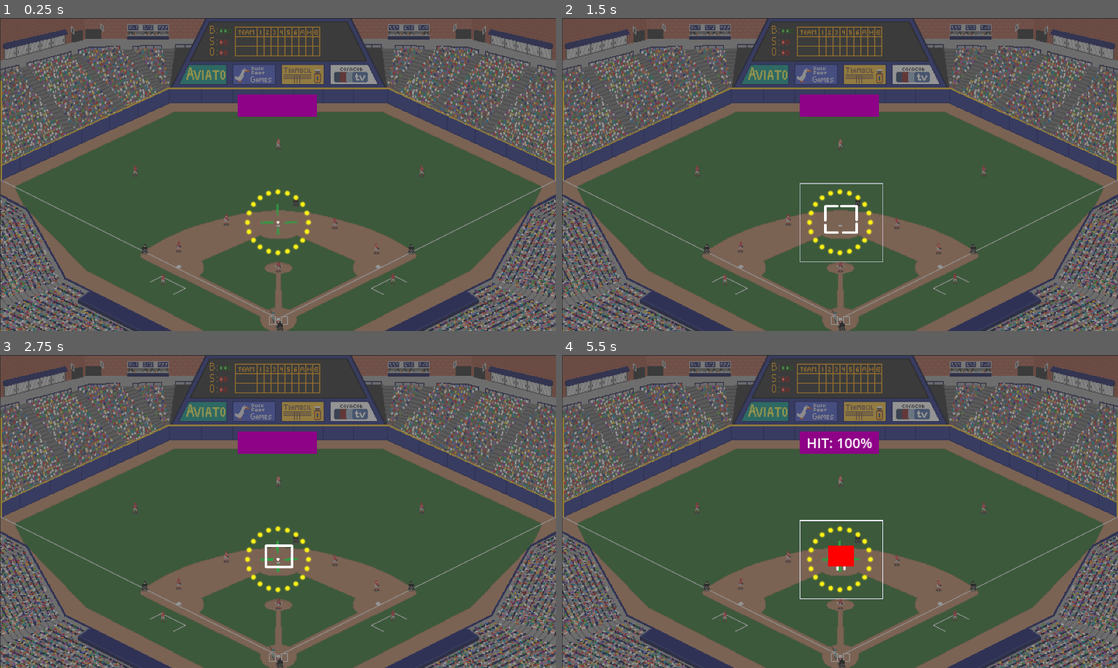
Above: before the commit, frames 1-4 (two rows, left to right).
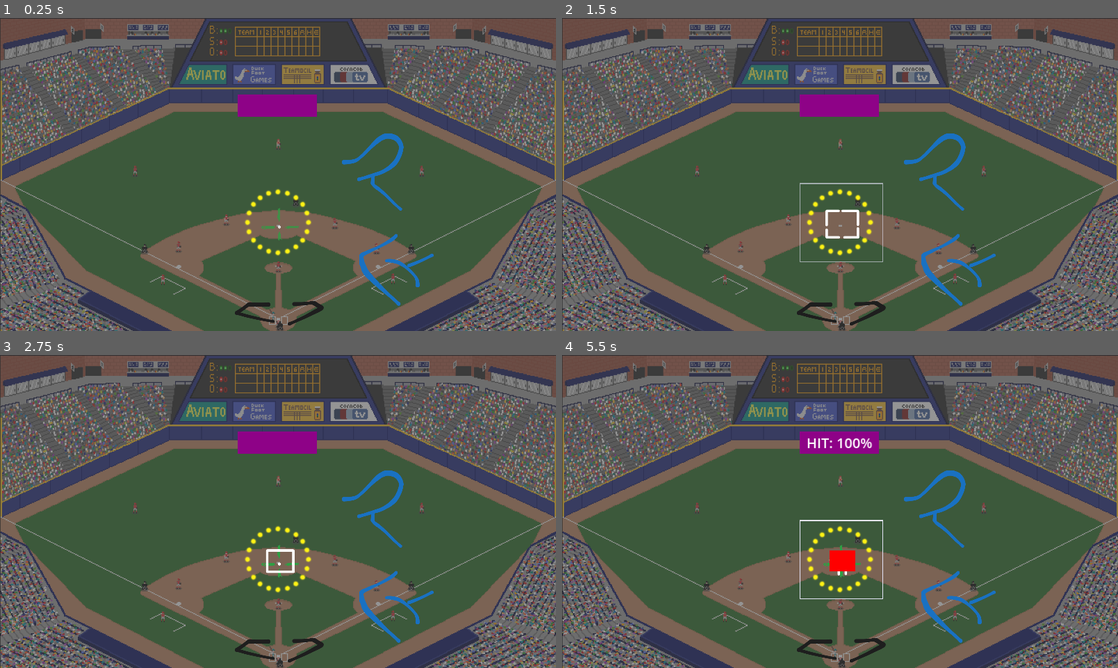
Above: after the commit, the same moments.

Repository: olive20xx/kgj-baseball
Game: Godot game, scene res://src/play_ball.tscn
Two runs of this game, one before a commit and one after it. Both use one fixed random seed, a clock stepped at 60 frames per second and the inputs below.
Inputs:
- Up to frame 1 (0.25 s): no input
- Up to frame 2 (1.5 s): tap Enter (ui_accept) at 0.5, 0.77 s; hold Space (swing) 0.53-1.28 s; tap Space (swing) at 1.35 s
- Up to frame 3 (2.75 s): tap Enter (ui_accept) at 1.52, 2 s; hold Space (swing) from 2.03 s (still down)
- Up to frame 4 (5.5 s): release Space (swing) at 2.78 s; tap Space (swing) at 2.85, 4.35 s; tap Enter (ui_accept) at 3.02, 3.5, 3.77, 4.52, 5 s; hold Space (swing) 3.53-4.28 s; hold Space (swing) from 5.03 s (still down)

The runs differ from the first frame. In frame 1, 1.3% of the frame differs, in the area x 42-78%, y 36-99%; in frame 2, 1.4%; in frame 3, 1.5%; in frame 4, 1.4%.

Commit message:
pitcher cursor -> child of strike zone

Diff:
--- a/src/cursors/pitcher/cursor.tscn
+++ b/src/cursors/pitcher/cursor.tscn
@@ -9,7 +9,6 @@
 [ext_resource type="Texture2D" uid="uid://c31vod3rq1p8c" path="res://assets/square-topright.png" id="6_uxmbs"]
 [ext_resource type="Texture2D" uid="uid://cmvornvqjptgl" path="res://assets/square-botleft.png" id="7_kujv4"]
 [ext_resource type="Texture2D" uid="uid://pj42bcjxxrc2" path="res://assets/square-botright.png" id="8_wwxou"]
-[ext_resource type="PackedScene" uid="uid://yor1y7nx5g3c" path="res://src/rectangle2d.tscn" id="10_vamuj"]
 
 [sub_resource type="RectangleShape2D" id="RectangleShape2D_rlqu2"]
 size = Vector2(58.935, 48.019)
@@ -56,6 +55,3 @@
 [node name="CollisionShape2D" type="CollisionShape2D" parent="Area2D"]
 position = Vector2(2.25, -6.9)
 shape = SubResource("RectangleShape2D_rlqu2")
-
-[node name="Rectangle" parent="." instance=ExtResource("10_vamuj")]
-visible = false
--- a/src/cursors/pitcher/pitcher_cursor.gd
+++ b/src/cursors/pitcher/pitcher_cursor.gd
@@ -2,14 +2,12 @@
 extends Node2D
 
 signal arrived(shape: CollisionShape2D)
-
-var strike_zone_rect: Rect2
-var strike_zone_pos: Vector2
+signal arrival_start
+signal pitching
 
 var accept_input := true
-var pitching := false
 
-@onready var arrival_rectangle: Rectangle2D = $Rectangle
+@onready var arrival_rect: Rectangle2D = $Rectangle
 @onready var move: Move = $Move
 @onready var pitcher_square: PitcherSquare = $Square
 @onready var collision_shape: CollisionShape2D = $Area2D/CollisionShape2D
@@ -26,13 +24,11 @@
 		return
 
 	if event.is_action_pressed("throw"):
-		print(strike_zone_rect)
 		pitch(100, 1)
 
 
-func pitch(drift_speed: float = 100.0, time_to_arrive: float = 2.0) -> void:
-	pitching = true
-	show_arrival_rect()
+func pitch(drift_speed: float, time_to_arrive: float) -> void:
+	pitching.emit()
 	#freeze
 	accept_input = false
 	# bring in square
@@ -43,7 +39,7 @@
 	crosshair.modulate.a = 1.0
 	await get_tree().create_timer(0.5).timeout
 	# narrow square
-	animate_arrival_rect()
+	arrival_start.emit()
 	crosshair.modulate.a = 0.0
 	var time_to_tight := 0.5
 	var tween := pitcher_square.tighten_it_up_there_boys(time_to_tight)
@@ -52,24 +48,11 @@
 	accept_input = true
 	var move_tween := move.set_limited_move(drift_speed, time_to_arrive)
 	await move_tween.finished
-	pitching = false
 	arrived.emit(collision_shape)
 
 
-func show_arrival_rect() -> void:
-	arrival_rectangle.rect = strike_zone_rect
-	arrival_rectangle.position = strike_zone_pos - position
-	arrival_rectangle.border_width = 2
-	arrival_rectangle.show()
-	arrival_rectangle.start_blink(0.2, 0.05, 0.05)
-
-
-func animate_arrival_rect() -> void:
-	arrival_rectangle.stop_blink()
-	arrival_rectangle.modulate.a = 0.6
-	# move and scale to pitcher_square
-
 func reset() -> void:
+	position = Vector2.ZERO
 	accept_input = true
 	crosshair_blink.reset()
 	move.reset()
--- a/src/cursors/pitcher/square.gd
+++ b/src/cursors/pitcher/square.gd
@@ -10,6 +10,7 @@
 @onready var bot_right: Sprite2D = $BotRight
 
 @onready var original_positions: Array[Vector2]
+@onready var tight_positions: Array[Vector2]
 
 var tween: Tween:
 	set(t):
--- a/src/play_ball.gd
+++ b/src/play_ball.gd
@@ -15,7 +15,7 @@
 @onready var pitcher_cursor: PitcherCursor = %PitcherCursor
 @onready var strike_zone: StrikeZone = %StrikeZone
 @onready var batter_circle: BatterCircle = %BatterCircle
-@onready var hit_fairy: HitFairy = $HitFairy
+@onready var hit_fairy: HitFairy = %HitFairy
 @onready var label: Label = $UI/Panel/Label
 @onready var reset_timer: Timer = $ResetTimer
 
@@ -36,8 +36,5 @@
 
 func reset() -> void:
 	hit_fairy.reset()
-	pitcher_cursor.position = center_pos
 	batter_circle.position = center_pos
 	pitcher_cursor.reset()
-	pitcher_cursor.strike_zone_rect = strike_zone.rect
-	pitcher_cursor.strike_zone_pos = strike_zone.position
--- a/src/play_ball.tscn
+++ b/src/play_ball.tscn
@@ -24,14 +24,13 @@
 position = Vector2(640, 470)
 gizmo_extents = 32.0
 
-[node name="PitcherCursor" parent="." instance=ExtResource("4_ryymv")]
+[node name="StrikeZone" parent="." node_paths=PackedStringArray("pitcher_cursor") instance=ExtResource("3_xxn3o")]
 unique_name_in_owner = true
-position = Vector2(644, 468)
+position = Vector2(643, 481)
+pitcher_cursor = NodePath("PitcherCursor")
 
-[node name="StrikeZone" parent="." instance=ExtResource("3_xxn3o")]
+[node name="PitcherCursor" parent="StrikeZone" instance=ExtResource("4_ryymv")]
 unique_name_in_owner = true
-visible = false
-position = Vector2(643, 481)
 
 [node name="BatterCircle" parent="." instance=ExtResource("5_xdh6u")]
 unique_name_in_owner = true
@@ -39,6 +38,7 @@
 size = 3
 
 [node name="HitFairy" type="Node2D" parent="."]
+unique_name_in_owner = true
 script = ExtResource("6_6nynj")
 
 [node name="UI" type="CanvasLayer" parent="."]
--- a/src/rectangle2d.gd
+++ b/src/rectangle2d.gd
@@ -1,5 +1,7 @@
 class_name Rectangle2D
 extends Node2D
+
+var animating := false
 
 @export var rect: Rect2
 @export var color: Color = Color.LAVENDER
@@ -8,8 +10,14 @@
 
 @onready var blink: Blink = $Blink
 
+
 func _draw() -> void:
 	draw_rect(rect, color, filled, border_width)
+
+
+func _process(_delta: float) -> void:
+	if animating:
+		queue_redraw()
 
 
 func start_blink(blink_dur: float, invis_dur: float, vis_dur: float) -> void:
--- a/src/strikezone/zone.gd
+++ b/src/strikezone/zone.gd
@@ -1,5 +1,7 @@
 class_name StrikeZone
 extends Node2D
+
+@export var pitcher_cursor: PitcherCursor
 
 var topleft: Vector2:
 	get: return Vector2(home_plate.left, batter.top)
@@ -9,10 +11,24 @@
 
 @onready var home_plate: HomePlate = $HomePlate
 @onready var batter: Batter = $Batter
+@onready var arrival_rect: Rectangle2D = $Rectangle
 @onready var rect := Rect2(topleft, size)
+@onready var target_rect
+
+func _ready() -> void:
+	pitcher_cursor.pitching.connect(show_arrival_rect)
+	pitcher_cursor.arrival_start.connect(animate_arrival_rect)
 
 
-# func _ready() -> void:
-# 	var box := Rectangle2D.new()
-# 	box.rect = rect
-# 	add_child(box)
+func show_arrival_rect() -> void:
+	arrival_rect.rect = rect
+	arrival_rect.position = Vector2.ZERO
+	arrival_rect.border_width = 2
+	arrival_rect.show()
+	arrival_rect.start_blink(0.2, 0.05, 0.05)
+
+
+func animate_arrival_rect() -> void:
+	arrival_rect.stop_blink()
+	arrival_rect.modulate.a = 0.6
+	# move and scale to pitcher_square
--- a/src/strikezone/zone.tscn
+++ b/src/strikezone/zone.tscn
@@ -1,8 +1,9 @@
-[gd_scene load_steps=4 format=3 uid="uid://ds23careiux1c"]
+[gd_scene load_steps=5 format=3 uid="uid://ds23careiux1c"]
 
 [ext_resource type="Script" path="res://src/strikezone/zone.gd" id="1_mekao"]
 [ext_resource type="PackedScene" uid="uid://ctyj54x7gp68m" path="res://src/strikezone/plate.tscn" id="2_mfhfj"]
 [ext_resource type="PackedScene" uid="uid://cbhvugvn74fd1" path="res://src/strikezone/batter.tscn" id="3_bj2fg"]
+[ext_resource type="PackedScene" uid="uid://yor1y7nx5g3c" path="res://src/rectangle2d.tscn" id="4_77gto"]
 
 [node name="StrikeZone" type="Node2D"]
 script = ExtResource("1_mekao")
@@ -12,3 +13,6 @@
 
 [node name="Batter" parent="." instance=ExtResource("3_bj2fg")]
 position = Vector2(268, 0)
+
+[node name="Rectangle" parent="." instance=ExtResource("4_77gto")]
+visible = false
Not shown: 1 places in src/cursors/pitcher/cursor.tscn that only renumber resources
